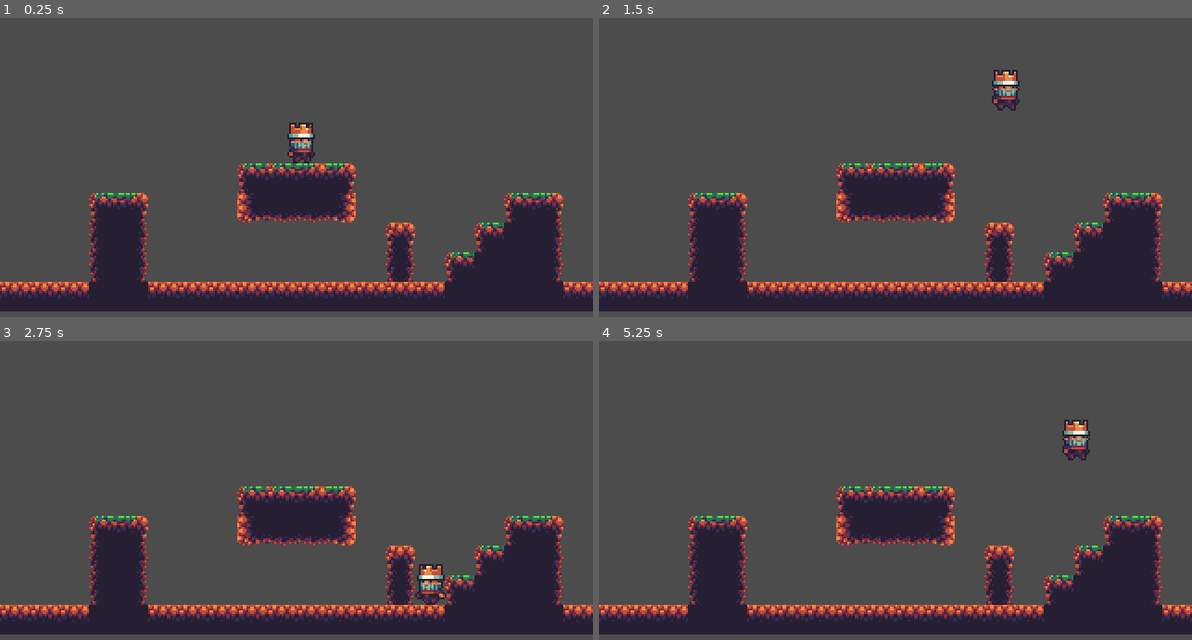
Above: before the commit, frames 1-4 (two rows, left to right).
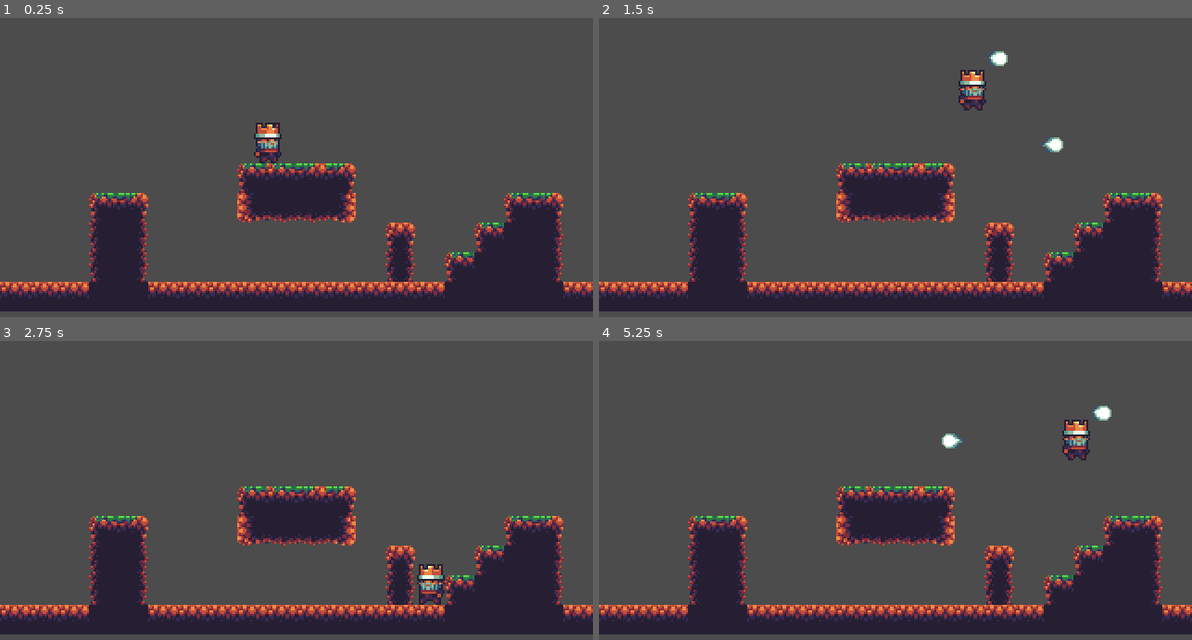
Above: after the commit, the same moments.

Repository: moomurrs/07-2D-Platformer
Game: Godot game, scene res://StageOne.tscn
Two runs of this game, one before a commit and one after it. Both use one fixed random seed, a clock stepped at 60 frames per second and the inputs below.
Inputs:
- Up to frame 1 (0.25 s): no input
- Up to frame 2 (1.5 s): tap Enter at 0.5 s; hold Right (ui_right) from 0.53 s (still down); tap Space (ui_shoot, bound only after the commit) at 0.6, 1.35 s; tap Up (ui_up) at 0.77 s
- Up to frame 3 (2.75 s): tap Up (ui_up) at 1.52 s; release Right (ui_right) at 2.03 s; hold Left (ui_left) from 2.03 s (still down); tap Space (ui_shoot, bound only after the commit) at 2.1 s
- Up to frame 4 (5.25 s): release Left (ui_left) at 2.78 s; hold Right (ui_right) 2.78-4.28 s; tap Space (ui_shoot, bound only after the commit) every 0.75 s from 2.85 to 5.1 s; tap Up (ui_up) at 3.02, 3.77, 4.52 s; hold Left (ui_left) 4.28-5.03 s; hold Right (ui_right) from 5.03 s (still down)

The runs differ from the first frame. In frame 1, 1.1% of the frame differs, in the area x 42-54%, y 34-49%; in frame 2, 1.4%, in the area x 60-79%, y 11-45%; in frame 3, 0.2%; in frame 4, 0.3%.

Commit message:
working directional fireball
fireball orients and fires correctly according to direction

Diff:
--- /dev/null
+++ b/Scenes/Fireball.tscn
@@ -0,0 +1,33 @@
+[gd_scene load_steps=6 format=2]
+
+[ext_resource path="res://Sprites/effects/fireball 00.png" type="Texture" id=1]
+[ext_resource path="res://Sprites/effects/fireball 01.png" type="Texture" id=2]
+[ext_resource path="res://Scripts/Fireball.gd" type="Script" id=3]
+
+[sub_resource type="SpriteFrames" id=1]
+animations = [ {
+"frames": [ ExtResource( 1 ), ExtResource( 2 ) ],
+"loop": true,
+"name": "shoot",
+"speed": 12.0
+} ]
+
+[sub_resource type="CapsuleShape2D" id=2]
+radius = 4.35413
+height = 1.70005
+
+[node name="Fireball" type="Area2D"]
+collision_mask = 4
+script = ExtResource( 3 )
+
+[node name="AnimatedSprite" type="AnimatedSprite" parent="."]
+frames = SubResource( 1 )
+animation = "shoot"
+
+[node name="CollisionShape2D" type="CollisionShape2D" parent="."]
+rotation = 1.5708
+shape = SubResource( 2 )
+
+[node name="VisibilityNotifier2D" type="VisibilityNotifier2D" parent="."]
+[connection signal="body_entered" from="." to="." method="_on_Fireball_body_entered"]
+[connection signal="screen_exited" from="VisibilityNotifier2D" to="." method="_on_VisibilityNotifier2D_screen_exited"]
--- a/Scenes/Player.tscn
+++ b/Scenes/Player.tscn
@@ -36,6 +36,7 @@
 extents = Vector2( 7.51685, 11.0835 )
 
 [node name="Player" type="KinematicBody2D"]
+collision_mask = 4
 script = ExtResource( 2 )
 __meta__ = {
 "_edit_group_": true
@@ -48,3 +49,6 @@
 [node name="CollisionShape2D" type="CollisionShape2D" parent="."]
 position = Vector2( -0.486103, 0.861115 )
 shape = SubResource( 2 )
+
+[node name="FireballEmission2D" type="Position2D" parent="."]
+position = Vector2( 10, 2 )
--- /dev/null
+++ b/Scripts/Fireball.gd
@@ -0,0 +1,33 @@
+extends Area2D
+
+const SPEED = 100
+var velocity = Vector2()
+
+# 1 is fireball is facing right and -1 left
+var direction = 1
+
+# flip the fireball direction horintally
+func set_fireball_direction(dir):
+	direction = dir
+
+	# by default, the fireball faces right.
+	# check if the fireball needs to face left
+	if dir == -1:
+		# make fireball face left
+		$AnimatedSprite.flip_h = true
+
+func _ready():
+	pass
+
+func _physics_process(delta):
+	velocity.x = SPEED * delta * direction
+	self.translate(velocity)
+	$AnimatedSprite.play("shoot")
+
+# when the fireball leaves the screen, destroy it
+func _on_VisibilityNotifier2D_screen_exited():
+	self.queue_free()
+
+# destroy fireball when it encountes an object
+func _on_Fireball_body_entered(body):
+	self.queue_free()
--- a/Scripts/Player.gd
+++ b/Scripts/Player.gd
@@ -6,6 +6,7 @@
 const SPEED = 60
 const GRAVITY = 10
 const JUMP_POWER = -250
+const FIREBALL = preload("res://Scenes/Fireball.tscn")
 
 # top of the floor tile pixel
 const FLOOR = Vector2(0, -1)
@@ -15,10 +16,23 @@
 func _physics_process(delta):
 	if Input.is_action_pressed("ui_right"):
 		velocity.x = SPEED
+
+		# don't flip sprite when facing right
 		$AnimatedSprite.flip_h = false
 		$AnimatedSprite.play("run")
+
+		# make sure the fireball emission is at the correct direction
+		if sign($FireballEmission2D.position.x) == -1:
+			$FireballEmission2D.position.x *= -1
+		# NOTE: center of Position2D is the center of Player spite
 	elif Input.is_action_pressed("ui_left"):
 		velocity.x = -SPEED
+
+		# make sure the fireball emission is at the correct direction
+		if sign($FireballEmission2D.position.x) == 1:
+			$FireballEmission2D.position.x *= -1
+
+		# flip sprite when facing left
 		$AnimatedSprite.flip_h = true
 		$AnimatedSprite.play("run")
 	else:
@@ -39,6 +53,22 @@
 	# bring the player down due to gravity
 	velocity.y += GRAVITY
 
+	# enable rapid fire with just_pressed
+	if Input.is_action_just_pressed("ui_shoot"):
+		# ready the fireball node
+		var fireball = FIREBALL.instance()
+
+		if sign($FireballEmission2D.position.x) == 1:
+			fireball.set_fireball_direction(1)
+		else:
+			fireball.set_fireball_direction(-1)
+
+		# add fireball to the StageOne scene
+		self.get_parent().add_child(fireball)
+		# make sure the fireball comes out of the static position box
+		# aka in front of player
+		fireball.position = $FireballEmission2D.global_position
+
 	if is_on_floor():
 		on_ground = true
 	else:
--- a/StageOne.tscn
+++ b/StageOne.tscn
@@ -6,7 +6,8 @@
 [node name="StageOne" type="Node2D"]
 
 [node name="Player" parent="." instance=ExtResource( 1 )]
-position = Vector2( 163, 79 )
+position = Vector2( 144.897, 84.8249 )
+collision_mask = 2
 
 [node name="TileMap" type="TileMap" parent="."]
 tile_set = ExtResource( 2 )
--- a/project.godot
+++ b/project.godot
@@ -34,6 +34,18 @@
 
 [input]
 
+ui_accept={
+"deadzone": 0.5,
+"events": [ Object(InputEventKey,"resource_local_to_scene":false,"resource_name":"","device":0,"alt":false,"shift":false,"control":false,"meta":false,"command":false,"pressed":false,"scancode":16777221,"unicode":0,"echo":false,"script":null)
+, Object(InputEventKey,"resource_local_to_scene":false,"resource_name":"","device":0,"alt":false,"shift":false,"control":false,"meta":false,"command":false,"pressed":false,"scancode":16777222,"unicode":0,"echo":false,"script":null)
+, Object(InputEventJoypadButton,"resource_local_to_scene":false,"resource_name":"","device":0,"button_index":0,"pressure":0.0,"pressed":false,"script":null)
+ ]
+}
+ui_select={
+"deadzone": 0.5,
+"events": [ Object(InputEventJoypadButton,"resource_local_to_scene":false,"resource_name":"","device":0,"button_index":3,"pressure":0.0,"pressed":false,"script":null)
+ ]
+}
 ui_left={
 "deadzone": 0.5,
 "events": [ Object(InputEventKey,"resource_local_to_scene":false,"resource_name":"","device":0,"alt":false,"shift":false,"control":false,"meta":false,"command":false,"pressed":false,"scancode":16777231,"unicode":0,"echo":false,"script":null)
@@ -62,6 +74,18 @@
 , Object(InputEventKey,"resource_local_to_scene":false,"resource_name":"","device":0,"alt":false,"shift":false,"control":false,"meta":false,"command":false,"pressed":false,"scancode":83,"unicode":0,"echo":false,"script":null)
  ]
 }
+ui_shoot={
+"deadzone": 0.5,
+"events": [ Object(InputEventKey,"resource_local_to_scene":false,"resource_name":"","device":0,"alt":false,"shift":false,"control":false,"meta":false,"command":false,"pressed":false,"scancode":32,"unicode":0,"echo":false,"script":null)
+ ]
+}
+
+[layer_names]
+
+2d_render/layer_1="Player"
+2d_render/layer_2="Fireball"
+2d_render/Player=""
+2d_render/f=""
 
 [rendering]
 
